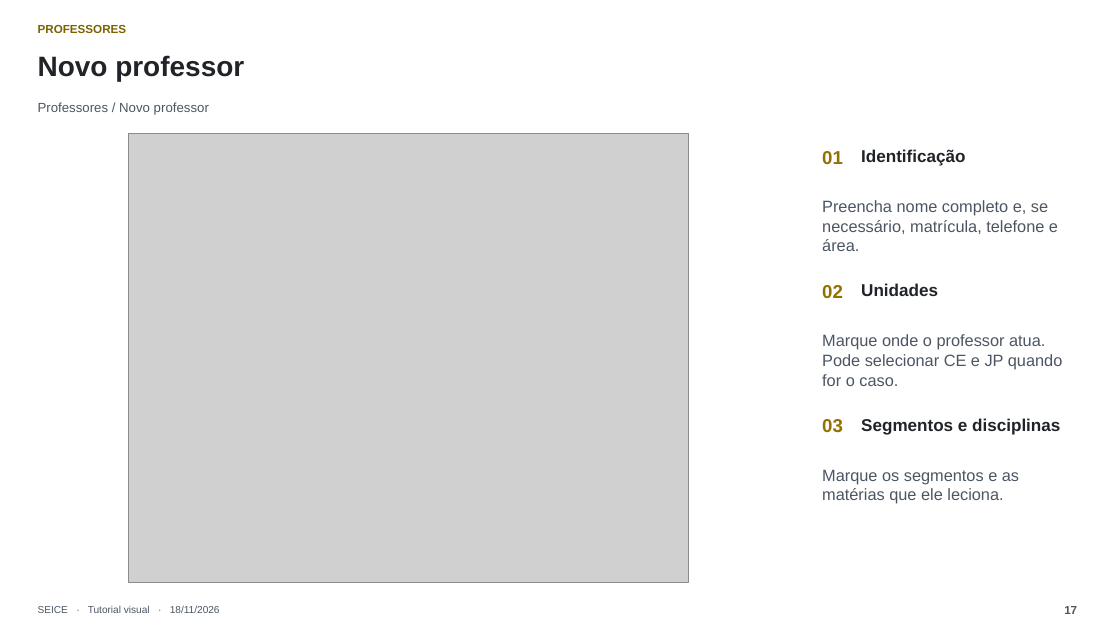
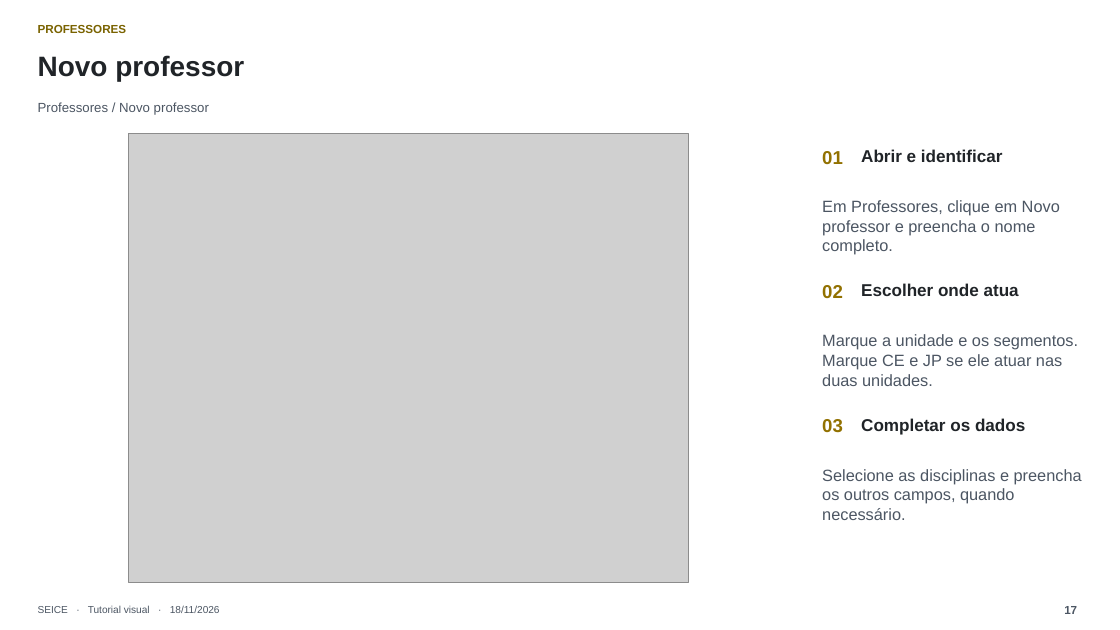
Before and after one commit to joaodorast/seice-horarios, a slide deck: slide 17 of docs/tutorial/SEICE-Tutorial-Completo-2026-11-18.pptx. Drawn at 1120x630 pixels with LibreOffice and Linux fonts; fonts in the diff are those of the drawing; grey boxes stand for pictures. Boxes give left, top, right and bottom in pixels: in the first picture for what was removed or moved away, otherwise in the second. Text is boxed around its words. In the diff, an @@ line names an element or a change of style, - is before the commit and + after.

```diff
--- a/docs/tutorial/SEICE-Tutorial-Completo-2026-11-18.pptx
+++ b/docs/tutorial/SEICE-Tutorial-Completo-2026-11-18.pptx
@@ text at (x1=861, y1=149, x2=1003, y2=162): text changed @@
-Identificação
+Abrir e identificar
@@ text at (x1=822, y1=200, x2=1060, y2=255): text changed @@
-Preencha nome completo e, se necessário, matrícula, telefone e área.
+Em Professores, clique em Novo professor e preencha o nome completo.
@@ text at (x1=861, y1=283, x2=1019, y2=296): text changed @@
-Unidades
+Escolher onde atua
@@ text at (x1=822, y1=334, x2=1078, y2=386): text changed @@
-Marque onde o professor atua. Pode selecionar CE e JP quando for o caso.
+Marque a unidade e os segmentos. Marque CE e JP se ele atuar nas duas unidades.
@@ text at (x1=861, y1=418, x2=1025, y2=435): text changed @@
-Segmentos e disciplinas
+Completar os dados
@@ text at (x1=822, y1=469, x2=1082, y2=520): text changed @@
-Marque os segmentos e as matérias que ele leciona.
+Selecione as disciplinas e preencha os outros campos, quando necessário.
```
Also in this commit, not shown: 28 other slides changed, 1 slide removed.
